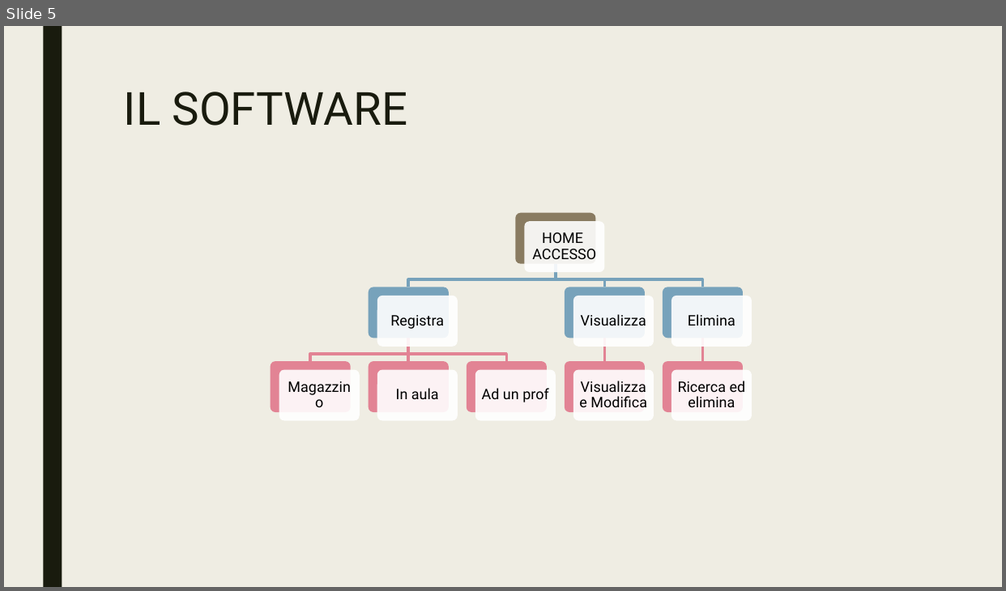
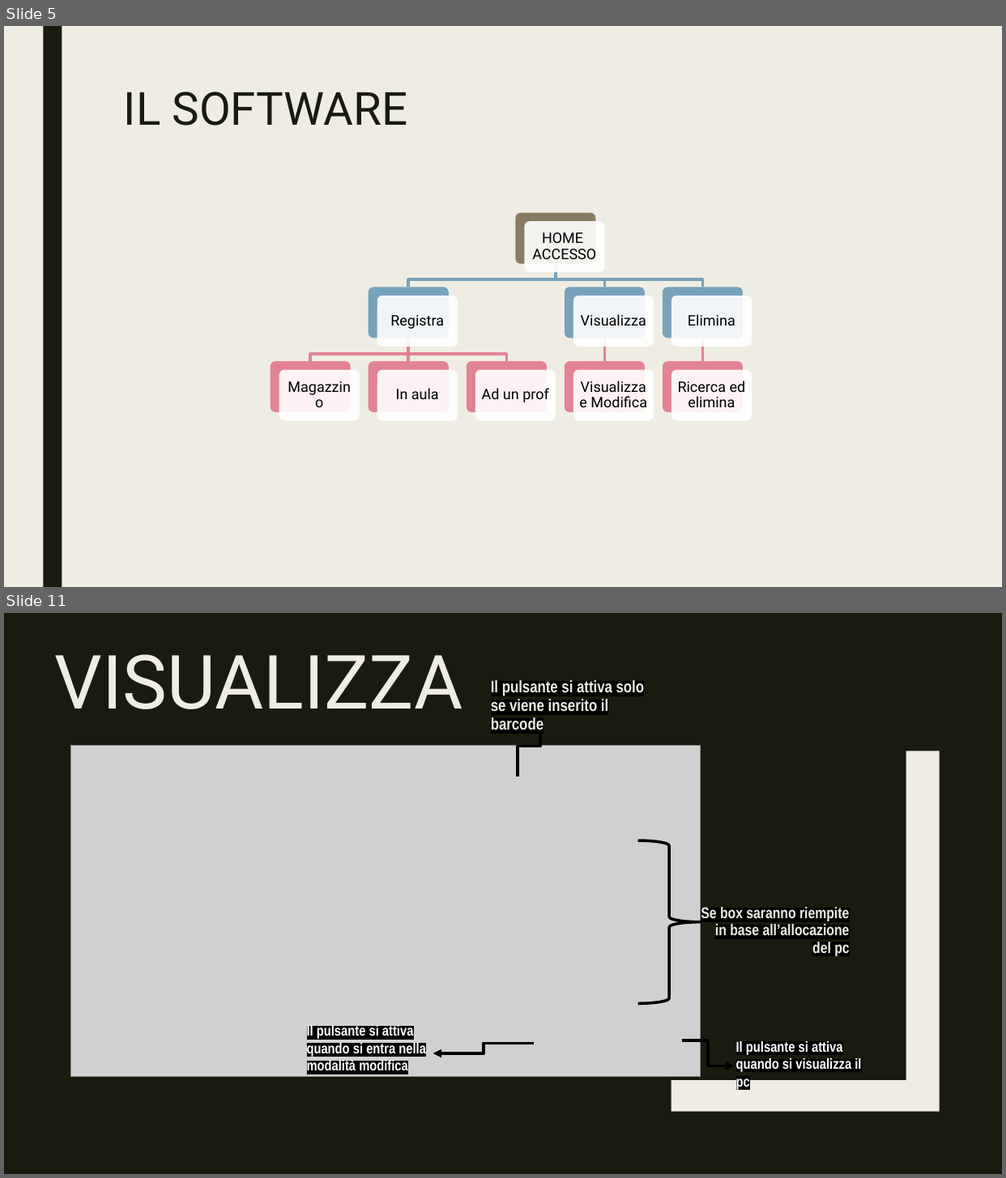
Before and after one commit to CamagniR/GestioneProgetto, a slide deck: DOCUMENTAZIONE/Presentazione GestioneProgetto.pptx. Shown one above the other, each under a label of ours: slide 5 before the commit, slides 5 and 11 after it; the slides between them are not shown. The pictures are 1006x591 and 1006x1178 pixels, drawn with LibreOffice and Linux fonts; fonts in the diff are those of the drawing; grey boxes stand for pictures. Boxes give left, top, right and bottom in pixels: in the first picture for what was removed or moved away, otherwise in the second. Text is boxed around its words. In the diff, an @@ line names an element or a change of style, - is before the commit and + after.

```diff
--- a/DOCUMENTAZIONE/Presentazione GestioneProgetto.pptx
+++ b/DOCUMENTAZIONE/Presentazione GestioneProgetto.pptx
@@ slide 11 added at [4, 613, 1002, 1174], background #191B0E @@
@@ title added at [55, 654, 463, 709], 72 pt, text #EFEDE3 @@
+VISUALIZZA
@@ text added at [491, 680, 645, 712], 16 pt, text #EFEDE3, bold @@
+Il pulsante si attiva solo se viene inserito il barcode
@@ elbow arrow added from (518, 777) to (540, 717), #000000 2.75 pt @@
@@ picture added at [70, 746, 701, 1076] @@
@@ freeform shape added at [671, 751, 940, 1112], fill #EFEDE3 @@
@@ right brace added at [638, 841, 701, 1003], outline #000000 2.75 pt @@
@@ text added at [701, 907, 850, 956], 15 pt, text #EFEDE3, bold @@
+Se box saranno riempite in base all’allocazione del pc
@@ text added at [307, 1024, 426, 1074], 14 pt, text #FFFFFF, bold @@
+Il pulsante si attiva quando si entra nella modalità modifica
@@ elbow arrow added from (534, 1043) to (433, 1054), #000000 2.75 pt @@
@@ elbow arrow added from (682, 1041) to (734, 1067), #000000 2.75 pt @@
@@ text added at [736, 1041, 861, 1090], 14 pt, text #FFFFFF, bold @@
+Il pulsante si attiva quando si visualizza il pc
```
Also in this commit, not shown: 5 other slides added, 2 slides removed, 13 other files.
